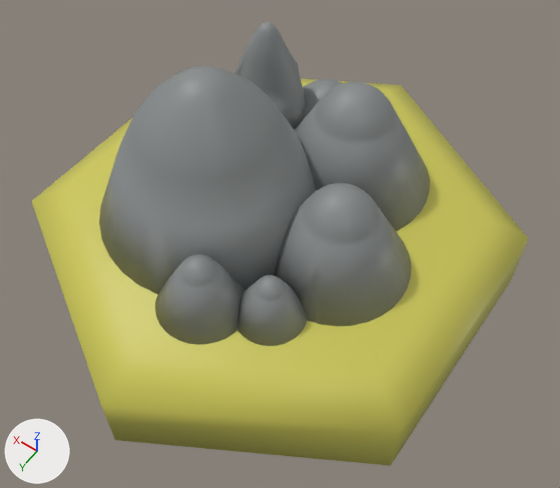
The FBX model Assets/RESOURCES/Models/HexagonMountain.fbx, before and after one commit.
Rendered twice from a camera (50 mm lens) standing at (-1.18, 1.61, 2.67) and looking at (-0.13, 0.14, 0.36). Arrows for +X, +Y and +Z are at lower left; the lights stay in place. Where no turn or scale is listed for an object, it has been applied to the vertices. Vertices at the same position are counted once.
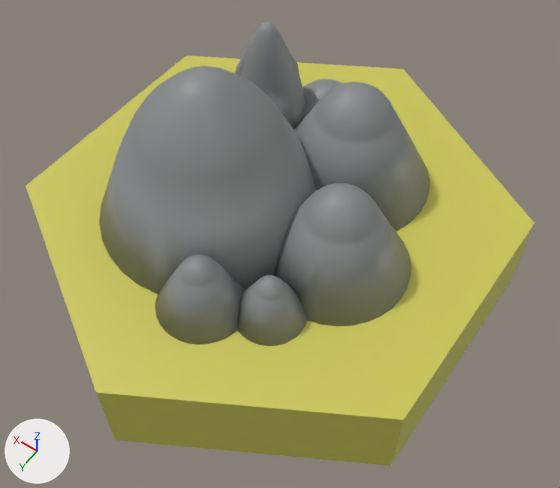
Where the newer file only moved an object's origin or applied its transform, the numbers keep the older frame.

Boxes [x1, y1, x2, y2] around the edits, measured in the pictures (560 x 488 px):
'Circle.001', added (yellow): after [26, 55, 534, 466]
part 1 of me_circle, deleted (yellow): before [31, 79, 528, 466]

The edits, one by one:
me_circle has 2341 vertices, 2212 faces and spans x -0.87..0.87, y -1.0..1.0, z 0.0..1.03.
me_circle is used by ob_circle; location (0.0, 0.0, 0.0).
me_circle no longer uses material mat_material (yellow #cec959).
me_circle part 1: the loose piece of 24 vertices spanning x -0.87..0.87, y -1.0..1.0, z 0.0..0.37 is deleted.
Mesh me_circle_001 is new.
It is a 6-sided cylinder along z spanning x -0.87..0.87, y -1.0..1.0, z 0.0..0.37.
It uses material mat_material (yellow #cec959).
Object 'Circle.001' (ob_circle_001) is new; it shows me_circle_001.
Its location is (0.0, 0.0, 0.0).
